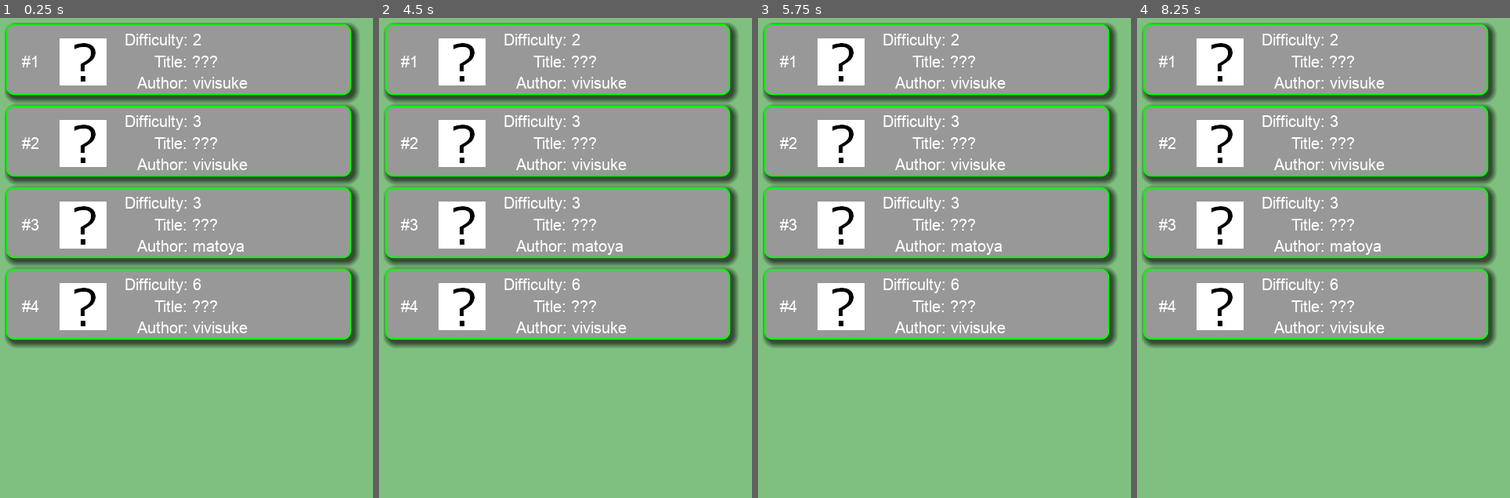
Above: before the commit, frames 1-4 (left to right).
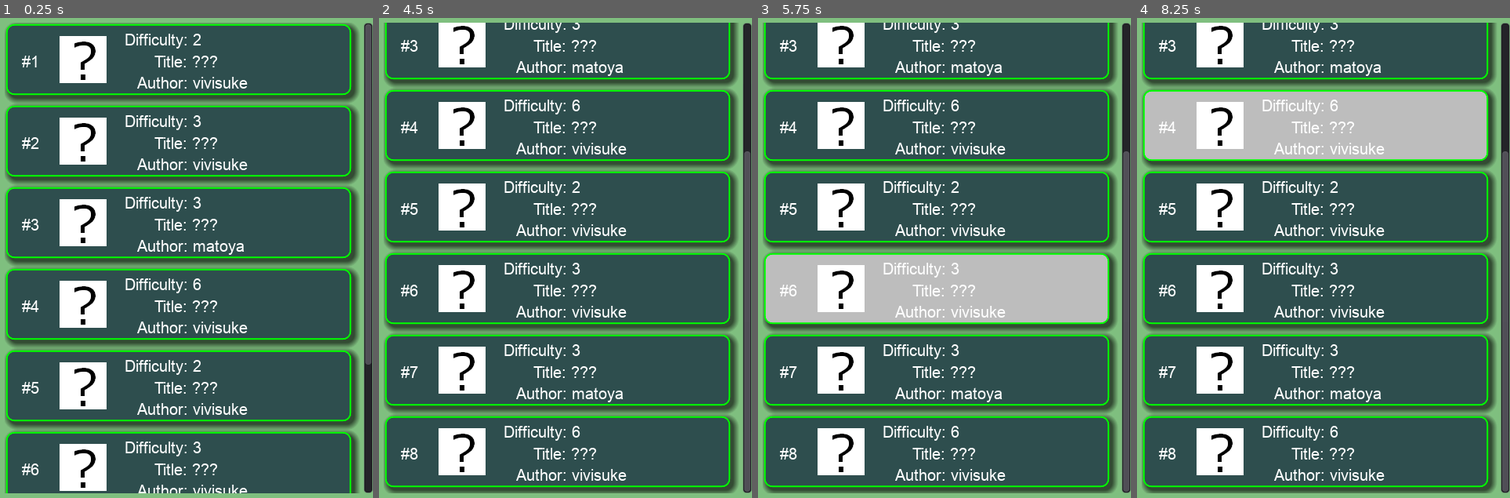
Above: after the commit, the same moments.

Repository: vivisuke/GDNonogram15
Game: Godot game, scene res://LevelScene.tscn
The game is run twice, just before and just after one commit, with the same random seed, the same clock (stepped at 60 frames per second) and the same inputs.
Inputs (mouse positions are in pixels of both pictures, inside the frame that each line leads up to):
- Up to frame 1 (0.25 s): no input
- Up to frame 2 (4.5 s): tap Enter at 0.5, 2, 3.5 s; move the mouse to (647, 224) at 0.52 s; press the mouse at (647, 224) at 0.53 s; tap Space at 1.25, 2.75, 4.25 s; move the mouse to (487, 291) at 1.27 s; release the mouse at (487, 291) at 1.28 s; click (487, 291) at 1.35 s; move the mouse to (602, 118) at 2.02 s; hold Right mouse button (rt_click) 2.03-2.78 s; click (602, 118) at 2.3 s; move the mouse to (546, 382) at 2.77 s; click (546, 382) at 2.85 s; move the mouse to (677, 354) at 3.52 s; press the mouse at (677, 354) at 3.53 s; move the mouse to (449, 162) at 4.27 s; release the mouse at (449, 162) at 4.28 s; right-click (449, 162) at 4.35 s
- Up to frame 3 (5.75 s): click (828, 162) at 4.55 s; move the mouse to (963, 258) at 5.02 s; press the mouse at (963, 258) at 5.03 s
- Up to frame 4 (8.25 s): move the mouse to (1263, 99) at 5.77 s; release the mouse at (1263, 99) at 5.78 s; click (1263, 99) at 5.85 s; move the mouse to (1405, 224) at 6.52 s; hold Right mouse button (rt_click) 6.53-7.28 s; click (1405, 224) at 6.8 s; move the mouse to (1245, 291) at 7.27 s; click (1245, 291) at 7.35 s; move the mouse to (1360, 118) at 8.02 s; press the mouse at (1360, 118) at 8.03 s

The runs differ from the first frame. In frame 1, 76% of the frame differs, in the area x 1-100%, y 0-100%; in frame 2, 90%; in frame 3, 90%; in frame 4, 90%.

Commit message:
0074 ◎ C 06/05 06/05 0.001│ToDo│レベルシーン：押下された問題を押下状態表示（背景色を明るいグレーに？）

Diff:
--- a/GDNonogram15/Global.gd
+++ b/GDNonogram15/Global.gd
@@ -23,6 +23,20 @@
 	[6, "Robot Guard", "vivisuke",
 	["1", "2", "2", "5 2", "4 3 3", "5 1 2 3", "5 6", "4 7", "4 2 2 3", "4 2 2 3", "3 3 3", "4 2", "2", "2", "1"],
 	["5", "7", "7", "8", "4 1", "1 2 1", "1 1 2 1", "1 1", "1 1 1", "7", "7", "2", "7", "13", "15"]],
+	#
+	[2, "B2 Bomber", "vivisuke",
+	["15", "211", "113", "113", "11", "11", "8 2", "9", "6 2", "7 5", "7 1 1 1", "4 1 1", "4", "4 1 3", "4 3 1"],
+	["15", "211", "113", "113", "11", "11", "8 2", "9", "6 2", "7", "7 2 2", "4 1 1 1", "4 2 2", "4 1 1 1", "4 2 2"]],
+	[3, "Square and Circle", "vivisuke",
+	["10", "1 1", "1 3", "1 4 2", "1 5 3",	"1 6 4", "1 6 4", "1 7 5", "1 7 5", "3 5",	"11", "11", "9", "7", "3"],
+	["10", "1 1", "1 3", "1 4 2", "1 5 3",	"1 6 4", "1 6 4", "1 7 5", "1 7 5", "3 5",	"11", "11", "9", "7", "3"]],
+	[3, "Giraffe (Kirin)", "matoya ",
+	["1 4", "6", "4 1", "5", "4 2",	"6", "1 2 1 3", "1 3 1 2", "6", "4 2",	"5", "4 1 5", "13", "111", "1"],
+	["1 1", "1 1", "9", "5", "1 1 2",	"7", "5 2", "1 1 3 2", "1 1 2", "8 2",	"5 3", "2 1 1 3", "7 3", "2 5 3", "2 3 3"]],
+	[6, "Robot Guard", "vivisuke",
+	["1", "2", "2", "5 2", "4 3 3", "5 1 2 3", "5 6", "4 7", "4 2 2 3", "4 2 2 3", "3 3 3", "4 2", "2", "2", "1"],
+	["5", "7", "7", "8", "4 1", "1 2 1", "1 1 2 1", "1 1", "1 1 1", "7", "7", "2", "7", "13", "15"]],
+	#
 ]
 var test = 123
 
--- a/GDNonogram15/QuestPanel.gd
+++ b/GDNonogram15/QuestPanel.gd
@@ -4,9 +4,10 @@
 const POSITION = Vector2(2, 2)
 const SIZE = Vector2(450-10, 90)
 const THUMBNAIL_WIDTH = 15*4
-const THUMBNAIL_POS = (90-THUMBNAIL_WIDTH)/2+5
+const THUMBNAIL_POS = (90-THUMBNAIL_WIDTH)/2+2
 const THUMBNAIL_X = 100-30
 
+var mouse_pushed = false
 func _ready():
 	pass # Replace with function body.
 
@@ -16,10 +17,27 @@
 	$difficulty.text = "Difficulty: %d" % n
 func set_author(name):
 	$author.text = "Author: " + name
+func _input(event):
+	if event is InputEventMouseButton:
+		#print("InputEventMouseButton")
+		if event.is_action_pressed("click"):		# left mouse button
+			if get_global_rect().has_point(event.position):		#
+				mouse_pushed = true;
+				update()
+		elif event.is_action_released("click") && mouse_pushed:
+			if get_global_rect().has_point(event.position):		#
+				print("pressed: ", $number.text)
+			mouse_pushed = false;
+			update()
+	elif event is InputEventMouseMotion && mouse_pushed:	# mouse Moved
+		if !get_global_rect().has_point(event.position):	#
+			mouse_pushed = false;
+			update()
 func _draw():
 	# 外枠
 	var style_box = StyleBoxFlat.new()
 	style_box.set_corner_radius_all(RADIUS)
+	style_box.bg_color = Color.darkslategray if !mouse_pushed else Color.gray
 	style_box.border_color = Color.green
 	style_box.set_border_width_all(2)
 	style_box.shadow_offset = Vector2(4, 4)
--- a/GDNonogram15/QuestPanel.tscn
+++ b/GDNonogram15/QuestPanel.tscn
@@ -63,5 +63,5 @@
 }
 
 [node name="Sprite" type="Sprite" parent="."]
-position = Vector2( 100, 50 )
+position = Vector2( 100, 48 )
 texture = ExtResource( 3 )
Not shown, changed: GDNonogram.spr
